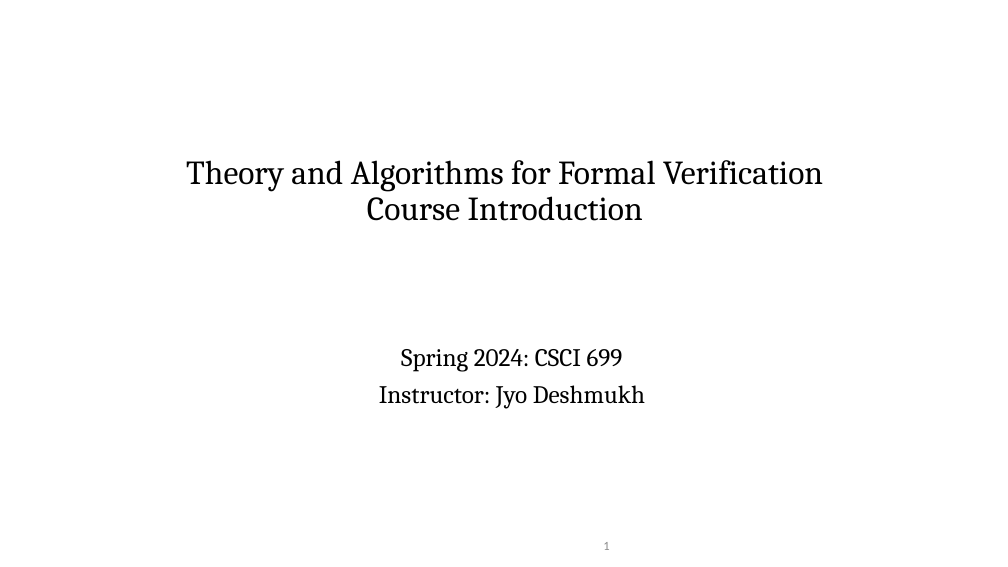
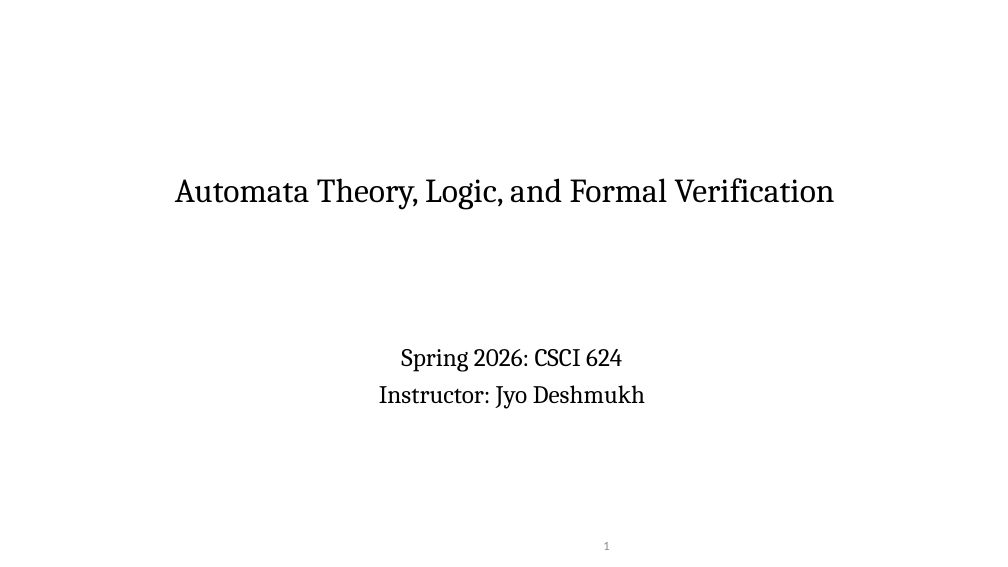
Before and after one commit to jdeshmukh/jdeshmukh.github.io, a slide deck: slide 1 of teaching/fvTheorySlides/Course-Intro.pptx. Drawn at 1008x567 pixels with LibreOffice and Linux fonts; fonts in the diff are those of the drawing; background and template pictures are left out. Boxes give left, top, right and bottom in pixels: in the first picture for what was removed or moved away, otherwise in the second. Text is boxed around its words. In the diff, an @@ line names an element or a change of style, - is before the commit and + after.

```diff
--- a/teaching/fvTheorySlides/Course-Intro.pptx
+++ b/teaching/fvTheorySlides/Course-Intro.pptx
@@ title at (175,178,835,210): text changed @@
-Theory and Algorithms for Formal Verification
-Course Introduction
+Automata Theory, Logic, and Formal Verification
@@ subtitle at (401,349,622,372): text changed @@
-Spring 2024: CSCI 699
+Spring 2026: CSCI 624
```
Also in this commit, not shown: 9 other slides changed, 1 slide added, 3 other files.
